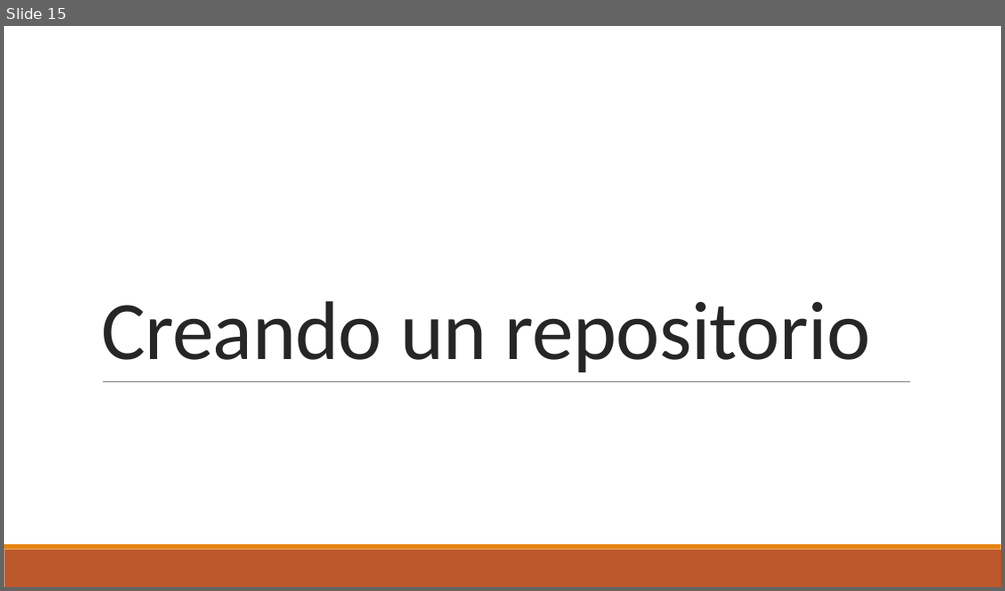
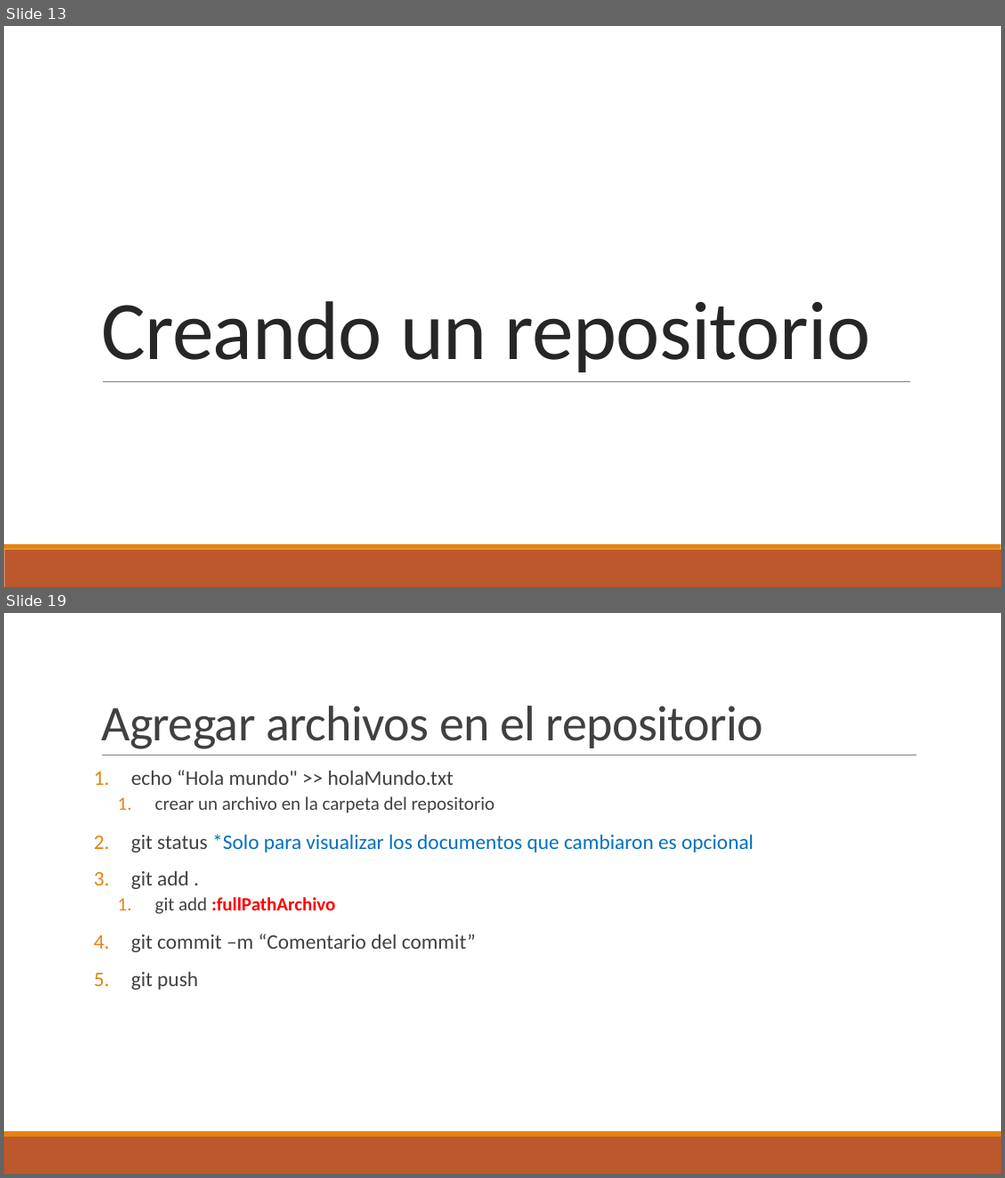
Before and after one commit to DuckHunter213/TutorialGit, a slide deck: Git.pptx. Shown one above the other, each under a label of ours: slide 15 before the commit, slides 13 and 19 after it; the slides between them are not shown. The pictures are 1005x591 and 1005x1178 pixels, drawn with LibreOffice and Linux fonts; fonts in the diff are those of the drawing; background and template pictures are left out. Boxes give left, top, right and bottom in pixels: in the first picture for what was removed or moved away, otherwise in the second. Text is boxed around its words. In the diff, an @@ line names an element or a change of style, - is before the commit and + after.

Commit message:
Cambios a la presentacion y agrega los comandos por medio de curl

```diff
--- a/Git.pptx
+++ b/Git.pptx
@@ slide 19 added at (4, 613, 1001, 1174), background #FFFFFF; not listed: 2 template elements that a slide beside it also shows @@
@@ title added at (101, 706, 763, 749), 48 pt, text #404040 @@
+Agregar archivos en el repositorio
@@ line added from (102, 755) to (917, 755), #808080 0.5 pt @@
@@ text added at (131, 770, 753, 989), 20 pt, text #404040 @@
+1. echo “Hola mundo" >> holaMundo.txt
+  1. crear un archivo en la carpeta del repositorio
+2. git status *Solo para visualizar los documentos que cambiaron es opcional
+3. git add .
+  1. git add :fullPathArchivo
+4. git commit –m “Comentario del commit”
+5. git push
@@ what was slide 15 is now slide 13 @@
```
Also in this commit, not shown: 2 slides changed, 6 other slides added, 6 slides removed, 1 other file.
